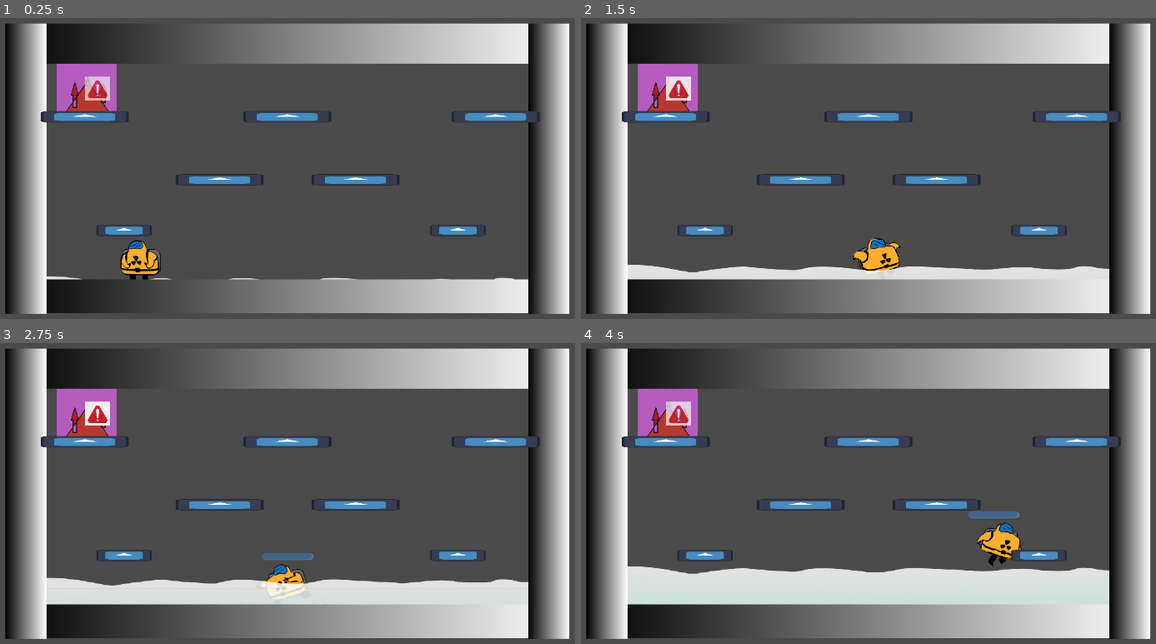
Above: before the commit, frames 1-4 (two rows, left to right).
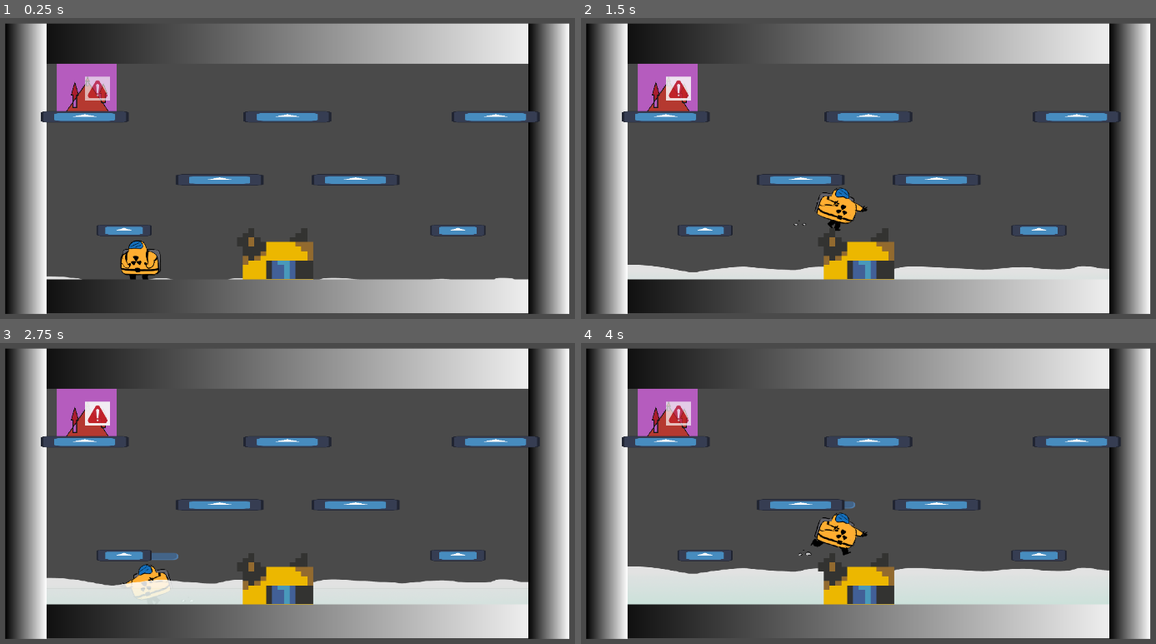
Above: after the commit, the same moments.

Repository: dareios99/GodotJam
Game: Godot game, scene res://main.tscn
Two runs of this game, one before a commit and one after it. Both use one fixed random seed, a clock stepped at 60 frames per second and the inputs below. The engine's default icon, where the game draws it, is replaced by a stand-in: a white triangle on a blue panel in a dark square.
Inputs:
- Up to frame 1 (0.25 s): no input
- Up to frame 2 (1.5 s): hold Right (right) from 0.53 s (still down); tap X (activate_task) at 0.6, 1.35 s; tap Space (jump) at 0.77 s
- Up to frame 3 (2.75 s): tap Space (jump) at 1.52 s; release Right (right) at 2.03 s; hold Left (left) from 2.03 s (still down); tap X (activate_task) at 2.1 s
- Up to frame 4 (4 s): release Left (left) at 2.78 s; hold Right (right) from 2.78 s (still down); tap X (activate_task) at 2.85, 3.6 s; tap Space (jump) at 3.02, 3.77 s

The runs differ from the first frame. In frame 1, 1.7% of the frame differs, in the area x 41-55%, y 70-87%; in frame 2, 2.5%; in frame 3, 2.5%; in frame 4, 3.4%, in the area x 37-77%, y 52-87%.

Commit message:
add reactor

Diff:
--- a/main.tscn
+++ b/main.tscn
@@ -1,10 +1,11 @@
-[gd_scene load_steps=8 format=3 uid="uid://cmm516wgm1a"]
+[gd_scene load_steps=9 format=3 uid="uid://cmm516wgm1a"]
 
 [ext_resource type="Script" path="res://main.gd" id="1_2d544"]
 [ext_resource type="PackedScene" uid="uid://6i002bgkd0gu" path="res://player.tscn" id="2_ljyrd"]
-[ext_resource type="PackedScene" path="res://level.tscn" id="3_ygoo1"]
-[ext_resource type="PackedScene" path="res://water.tscn" id="4_87beq"]
+[ext_resource type="PackedScene" uid="uid://da3t6qp0a73hk" path="res://level.tscn" id="3_ygoo1"]
+[ext_resource type="PackedScene" uid="uid://cme0njbs14hcl" path="res://water.tscn" id="4_87beq"]
 [ext_resource type="PackedScene" uid="uid://dj100r7dhdms6" path="res://task.tscn" id="5_n72tg"]
+[ext_resource type="PackedScene" uid="uid://bghshcu21ahh4" path="res://reactor.tscn" id="6_c4qsd"]
 
 [sub_resource type="Gradient" id="Gradient_hbx7q"]
 offsets = PackedFloat32Array(1)
@@ -39,3 +40,5 @@
 
 [node name="task" parent="task_container" instance=ExtResource("5_n72tg")]
 position = Vector2(253, 158)
+
+[node name="reactor" parent="." instance=ExtResource("6_c4qsd")]
--- a/player.tscn
+++ b/player.tscn
@@ -73,8 +73,8 @@
 position = Vector2(350, 472)
 scale = Vector2(0.440844, 0.440844)
 sprite_frames = SubResource("SpriteFrames_6vtee")
-animation = &"fall"
+animation = &"idle"
 
 [node name="CollisionShape2D" type="CollisionShape2D" parent="."]
-position = Vector2(344, 468)
+position = Vector2(339, 468)
 shape = SubResource("CapsuleShape2D_4237d")
--- /dev/null
+++ b/reactor.gd
@@ -0,0 +1,42 @@
+extends StaticBody2D
+
+const MELT_TIME_LIMIT = 10
+
+var melt_time = 0
+
+var melt_timer = Timer.new()
+
+@onready var _count_down_label = $CountDownLabel
+
+# Called when the node enters the scene tree for the first time.
+func _ready():
+	melt_timer.wait_time = 1
+	melt_timer.connect("timeout",self._melt_timer_timeout)
+
+	add_child(melt_timer)
+
+func is_covered_with_water():
+	melt_timer.stop()
+	_count_down_label.hide()
+
+func is_not_covered_with_water():
+	melt_timer.start()
+	_count_down_label.show()
+	_update_count_down_label()
+
+
+func _melt_timer_timeout():
+	melt_time += 1
+	_update_count_down_label()
+	if(melt_time == MELT_TIME_LIMIT):
+		_count_down_label.hide()
+		melt_timer.stop()
+
+
+func _update_count_down_label():
+	_count_down_label.text = str(MELT_TIME_LIMIT - melt_time)
+
+
+# Called every frame. 'delta' is the elapsed time since the previous frame.
+func _process(delta):
+	pass
--- /dev/null
+++ b/reactor.tscn
@@ -0,0 +1,44 @@
+[gd_scene load_steps=6 format=3 uid="uid://bghshcu21ahh4"]
+
+[ext_resource type="Texture2D" uid="uid://dbhj612p5jfmy" path="res://temporary-sprites/Player-duck/player-duck1.png" id="1_k8eiv"]
+[ext_resource type="Script" path="res://reactor.gd" id="1_u0bqq"]
+
+[sub_resource type="CapsuleShape2D" id="CapsuleShape2D_yk26o"]
+radius = 104.0
+height = 360.0
+
+[sub_resource type="SpriteFrames" id="SpriteFrames_q4l4r"]
+animations = [{
+"frames": [{
+"duration": 1.0,
+"texture": ExtResource("1_k8eiv")
+}],
+"loop": true,
+"name": &"default",
+"speed": 5.0
+}]
+
+[sub_resource type="LabelSettings" id="LabelSettings_3gsoo"]
+font_size = 80
+
+[node name="reactor" type="StaticBody2D"]
+script = ExtResource("1_u0bqq")
+
+[node name="CollisionShape2D" type="CollisionShape2D" parent="."]
+position = Vector2(611, 596)
+shape = SubResource("CapsuleShape2D_yk26o")
+
+[node name="AnimatedSprite2D" type="AnimatedSprite2D" parent="."]
+position = Vector2(607, 523)
+scale = Vector2(11.25, 8.8421)
+sprite_frames = SubResource("SpriteFrames_q4l4r")
+
+[node name="CountDownLabel" type="Label" parent="."]
+visible = false
+offset_left = 567.0
+offset_top = 250.0
+offset_right = 659.0
+offset_bottom = 370.0
+text = "10"
+label_settings = SubResource("LabelSettings_3gsoo")
+horizontal_alignment = 1
